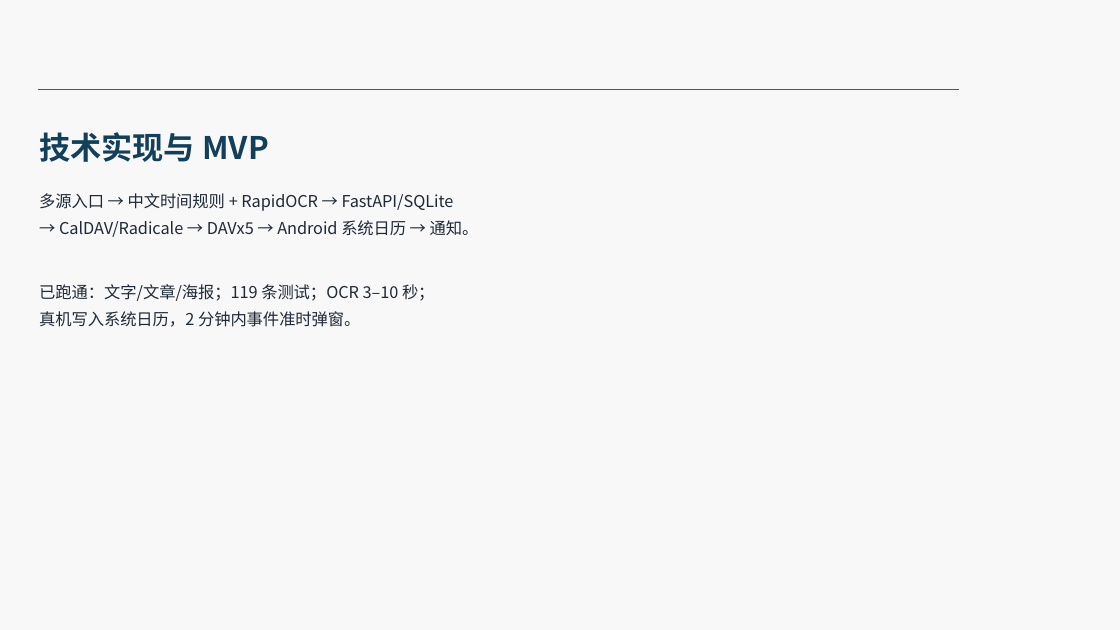
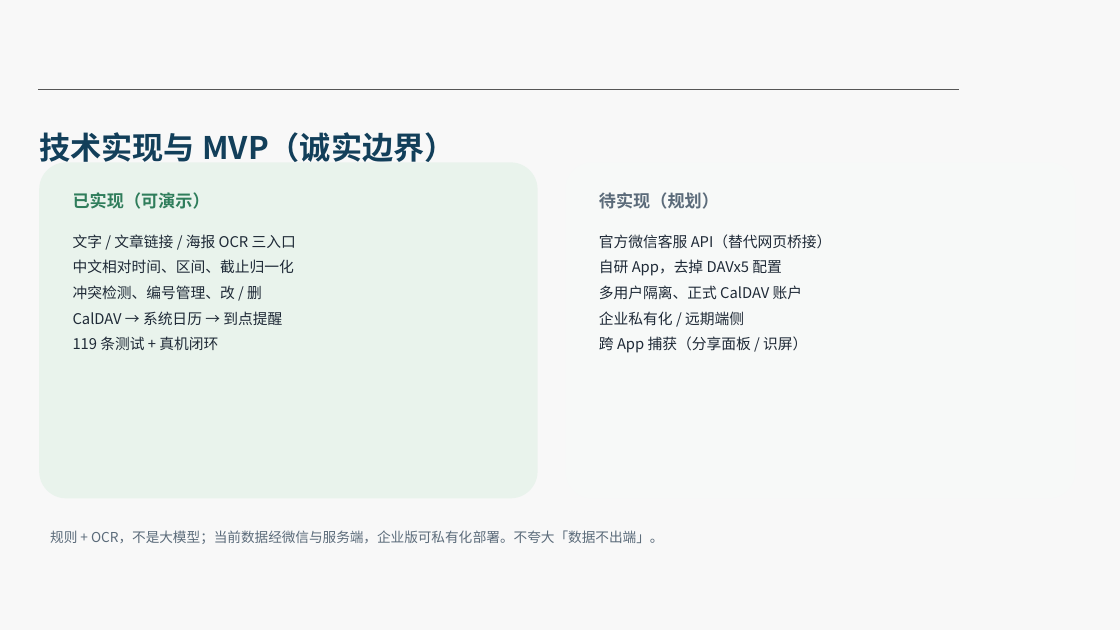
Before and after one commit to murasame9877/lishizhen, a slide deck: slide 11 of docs/2026SDG-Pitch-理时针.pptx. Drawn at 1120x630 pixels with LibreOffice and Linux fonts; fonts in the diff are those of the drawing; background and template pictures are left out. Boxes give left, top, right and bottom in pixels: in the first picture for what was removed or moved away, otherwise in the second. Text is boxed around its words. In the diff, an @@ line names an element or a change of style, - is before the commit and + after.

```diff
--- a/docs/2026SDG-Pitch-理时针.pptx
+++ b/docs/2026SDG-Pitch-理时针.pptx
@@ text at [39, 132, 456, 162]: text changed @@
-技术实现与 MVP
+技术实现与 MVP（诚实边界）
@@ rounded rectangle added at [39, 162, 538, 498], fill #E9F3EC @@
@@ rounded rectangle added at [566, 162, 1075, 498], fill #F7F9F8 @@
@@ text removed at [39, 193, 479, 327] @@
-多源入口 → 中文时间规则 + RapidOCR → FastAPI/SQLite
-→ CalDAV/Radicale → DAVx5 → Android 系统日历 → 通知。
-已跑通：文字/文章/海报；119 条测试；OCR 3–10 秒；
-真机写入系统日历，2 分钟内事件准时弹窗。
@@ text added at [73, 192, 210, 209], 11 pt, text #2F7D5B, bold @@
+已实现（可演示）
@@ text added at [599, 192, 719, 209], 11 pt, text #5B6B7A, bold @@
+待实现（规划）
@@ text added at [73, 234, 296, 350], 9.5 pt, text #1F2A37 @@
+文字 / 文章链接 / 海报 OCR 三入口
+中文相对时间、区间、截止归一化
+冲突检测、编号管理、改 / 删
+CalDAV → 系统日历 → 到点提醒
+119 条测试 + 真机闭环
@@ text added at [599, 234, 832, 353], 9.5 pt, text #1F2A37 @@
+官方微信客服 API（替代网页桥接）
+自研 App，去掉 DAVx5 配置
+多用户隔离、正式 CalDAV 账户
+企业私有化 / 远期端侧
+跨 App 捕获（分享面板 / 识屏）
@@ text added at [50, 530, 664, 544], 8.8 pt, text #5B6B7A @@
+规则 + OCR，不是大模型；当前数据经微信与服务端，企业版可私有化部署。不夸大「数据不出端」。
```
Also in this commit, not shown: 13 other slides changed, 3 other files.
